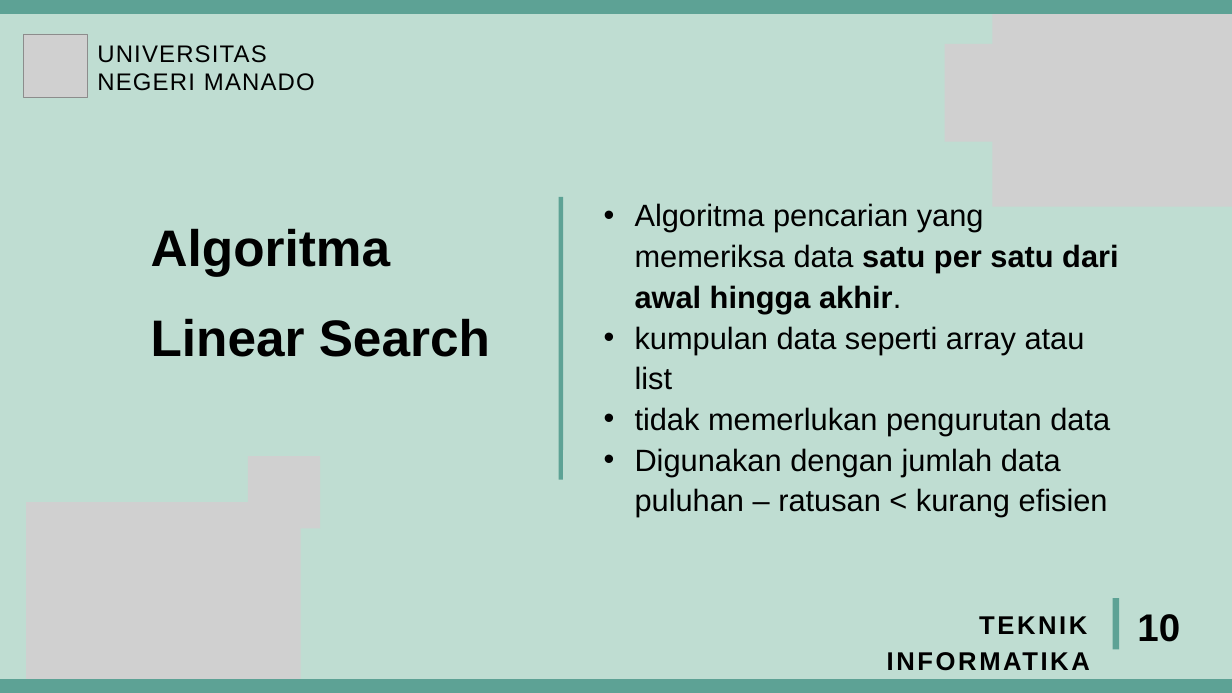
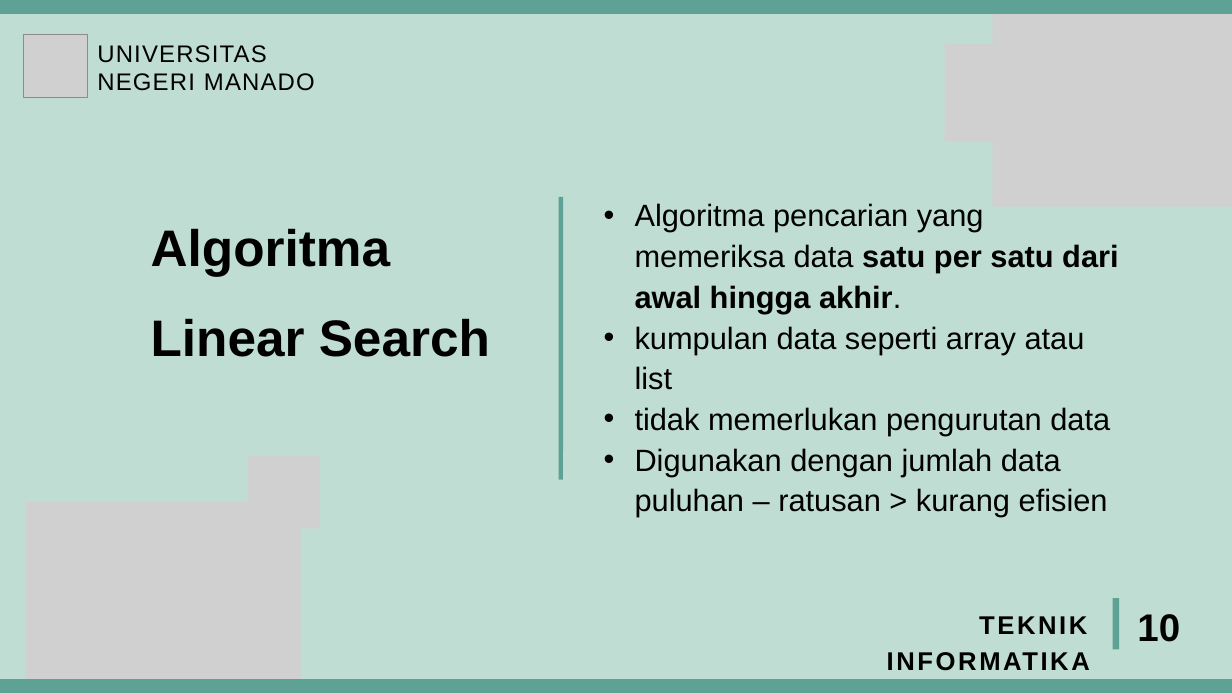
Before and after one commit to paulwenny/MyProposalSkripsi2020, a slide deck: slide 12 of PPT Ujian Proposal - Skripsi/PPT SEMPRO PAULINUS WENEHENUBUN 20210090.pptx (slide 11 before the commit). Drawn at 1232x693 pixels with LibreOffice and Linux fonts; fonts in the diff are those of the drawing; grey boxes stand for pictures. Boxes give left, top, right and bottom in pixels: in the first picture for what was removed or moved away, otherwise in the second. Text is boxed around its words. In the diff, an @@ line names an element or a change of style, - is before the commit and + after.

```diff
--- a/PPT Ujian Proposal - Skripsi/PPT SEMPRO PAULINUS WENEHENUBUN 20210090.pptx
+++ b/PPT Ujian Proposal - Skripsi/PPT SEMPRO PAULINUS WENEHENUBUN 20210090.pptx
@@ text at (635,448,1108,517): text changed @@
-• Digunakan dengan jumlah data puluhan – ratusan < kurang efisien
+• Digunakan dengan jumlah data puluhan – ratusan > kurang efisien
```
Also in this commit, not shown: 1 slide added.
